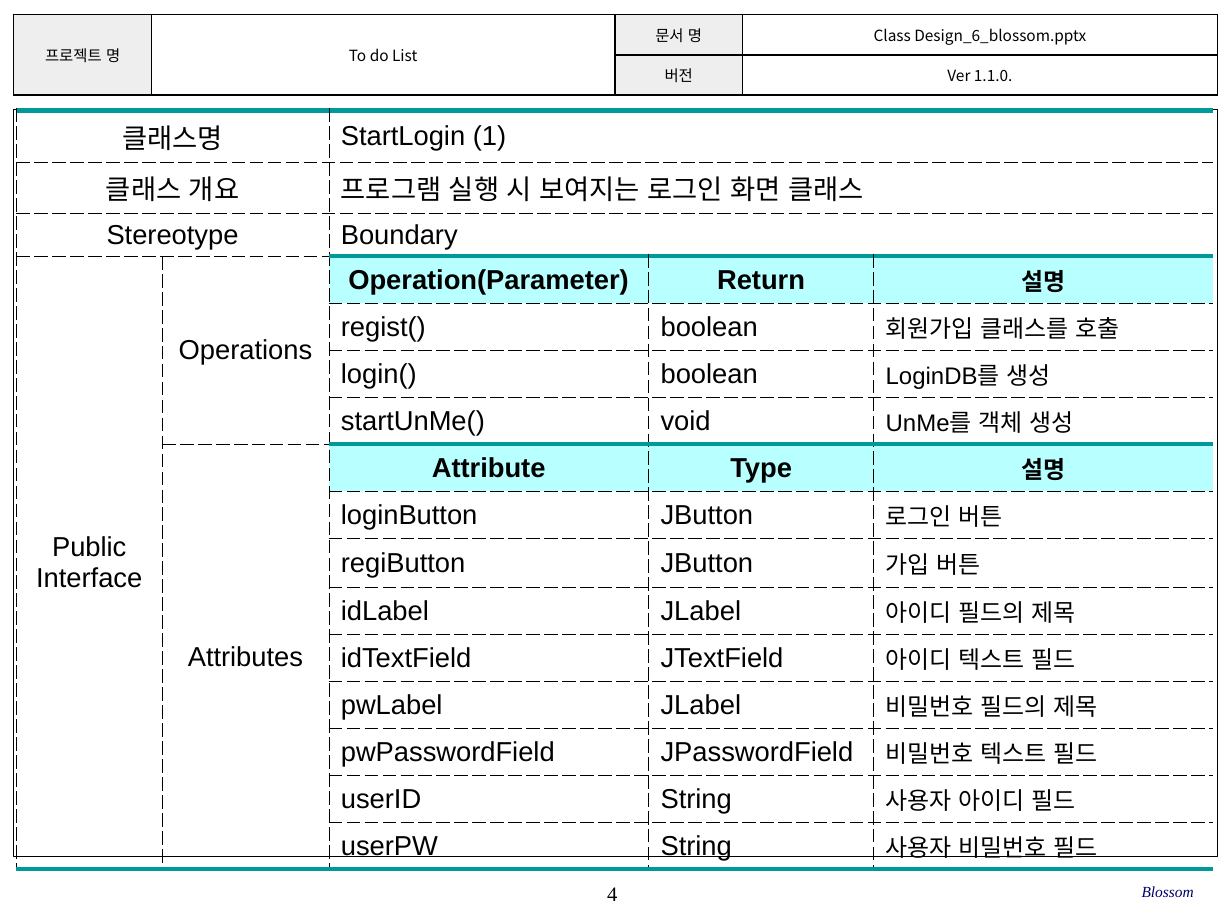
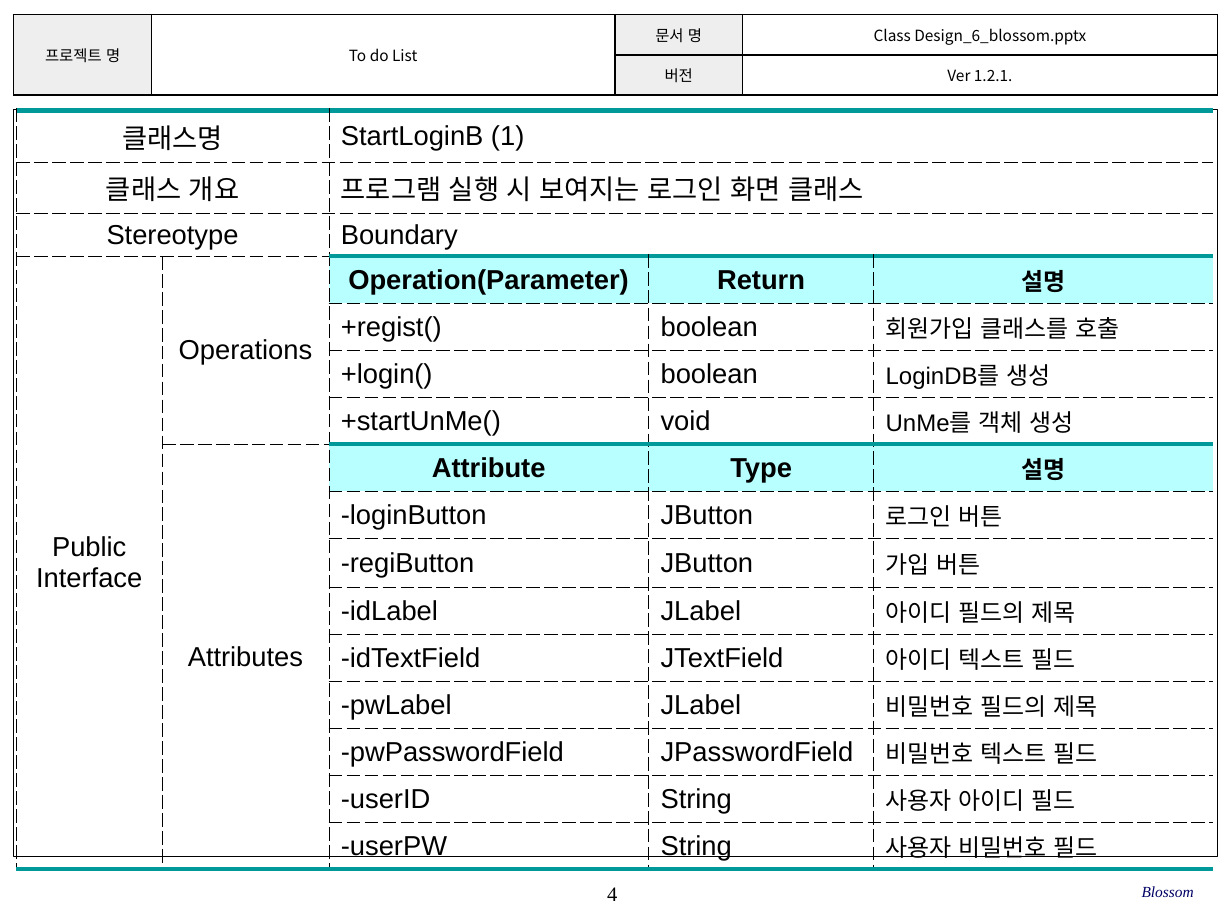
Before and after one commit to SE-admin/SE2017_6_blossom, a slide deck: slide 4 of doc/3_ 설계서/Class Design_6_blossom.pptx. Drawn at 1232x924 pixels with LibreOffice and Linux fonts; fonts in the diff are those of the drawing; background and template pictures are left out. Boxes give left, top, right and bottom in pixels: in the first picture for what was removed or moved away, otherwise in the second. Text is boxed around its words. In the diff, an @@ line names an element or a change of style, - is before the commit and + after.

```diff
--- a/doc/3_ 설계서/Class Design_6_blossom.pptx
+++ b/doc/3_ 설계서/Class Design_6_blossom.pptx
@@ table at [14, 15, 1217, 95] @@
-row 2, column 4: Ver 1.1.0.
+row 2, column 4: Ver 1.2.1.
@@ table at [16, 111, 1212, 864] @@
-row 1, column 3: StartLogin (1)
+row 1, column 3: StartLoginB (1)
-row 5, column 3: regist()
+row 5, column 3: +regist()
-row 6, column 3: login()
+row 6, column 3: +login()
-row 7, column 3: startUnMe()
+row 7, column 3: +startUnMe()
-row 9, column 3: loginButton
+row 9, column 3: -loginButton
-row 10, column 3: regiButton
+row 10, column 3: -regiButton
-row 11, column 3: idLabel
+row 11, column 3: -idLabel
-row 12, column 3: idTextField
+row 12, column 3: -idTextField
-row 13, column 3: pwLabel
+row 13, column 3: -pwLabel
-row 14, column 3: pwPasswordField
+row 14, column 3: -pwPasswordField
-row 15, column 3: userID
+row 15, column 3: -userID
-row 16, column 3: userPW
+row 16, column 3: -userPW
```
Also in this commit, not shown: 22 other slides changed.
